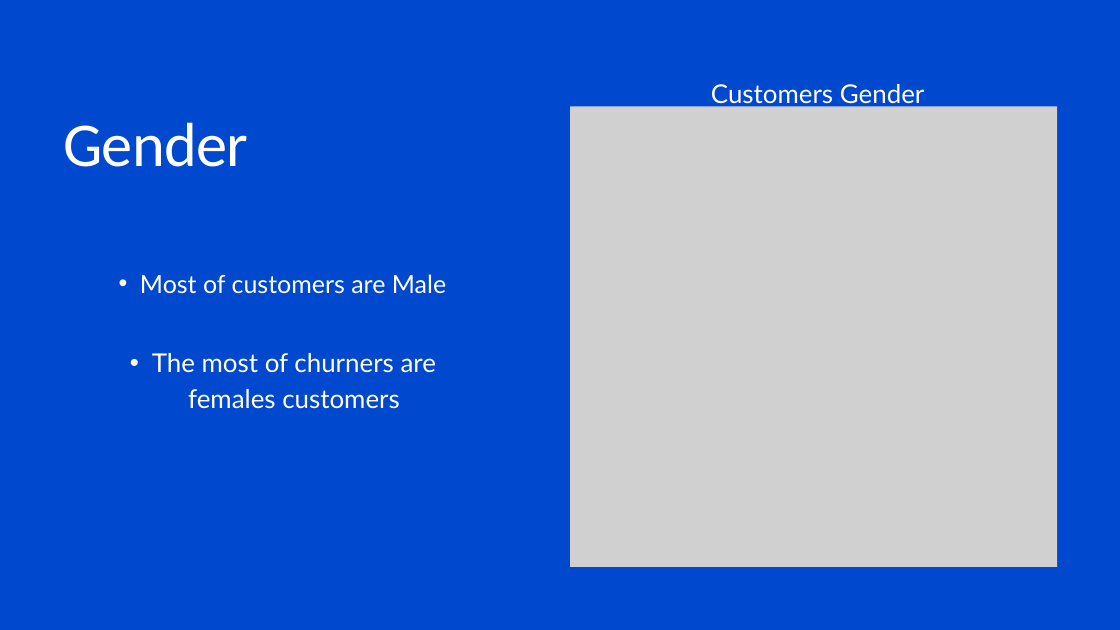
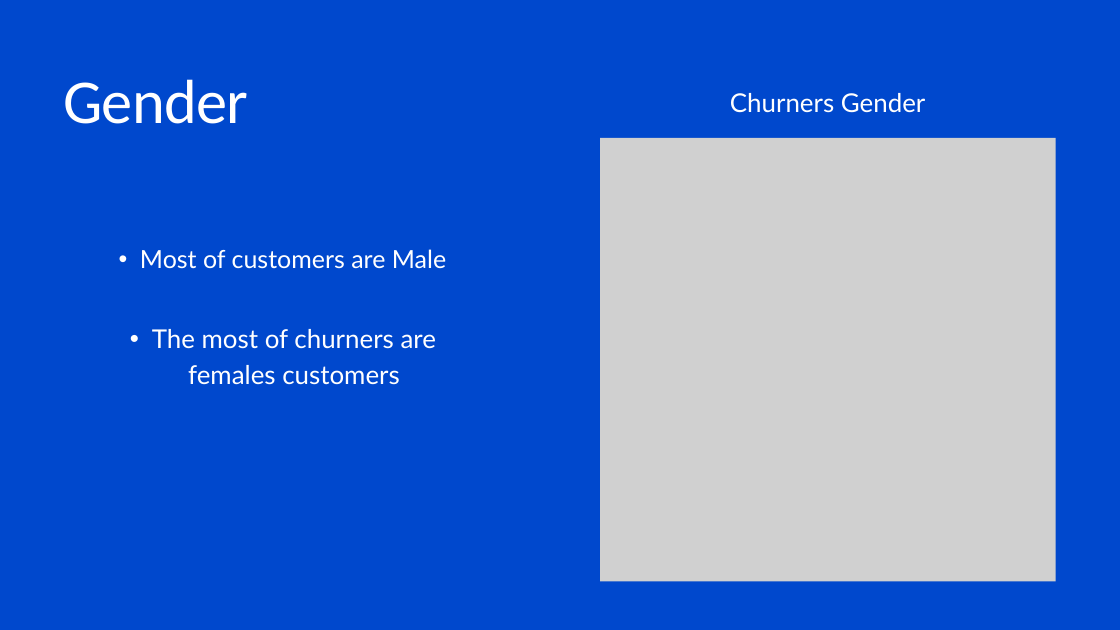
Before and after one commit to Mostafadars/Data-Analysis-DEPI, a slide deck: slide 9 of Customer Churn/Customer Churn Presentation.pptx (slide 5 before the commit). Drawn at 1120x630 pixels with LibreOffice and Linux fonts; fonts in the diff are those of the drawing; grey boxes stand for pictures. Boxes give left, top, right and bottom in pixels: in the first picture for what was removed or moved away, otherwise in the second. Text is boxed around its words. In the diff, an @@ line names an element or a change of style, - is before the commit and + after.

```diff
--- a/Customer Churn/Customer Churn Presentation.pptx
+++ b/Customer Churn/Customer Churn Presentation.pptx
@@ text "Gender": place and size @@
-text "Gender" at (63, 122, 248, 167)
+text "Gender" at (63, 79, 248, 124)
@@ text "Gender" at (63, 79, 248, 124): list level 1 to 2 in "Gender" @@
@@ text at (730, 93, 926, 113): text changed @@
-Customers Gender
+Churners Gender
@@ picture: place and size @@
-picture at (570, 106, 1057, 567)
+picture at (600, 138, 1056, 581)
@@ text "Most of customers are Male": place and size @@
-text "Most of customers are Male" at (140, 274, 446, 294)
+text "Most of customers are Male" at (140, 249, 446, 269)
@@ text "The most of churners are ...": place and size @@
-text "The most of churners are ..." at (152, 353, 436, 409)
+text "The most of churners are ..." at (152, 329, 436, 385)
```
Also in this commit, not shown: 10 other slides changed, 6 slides added, 2 slides removed, 1 other file.
